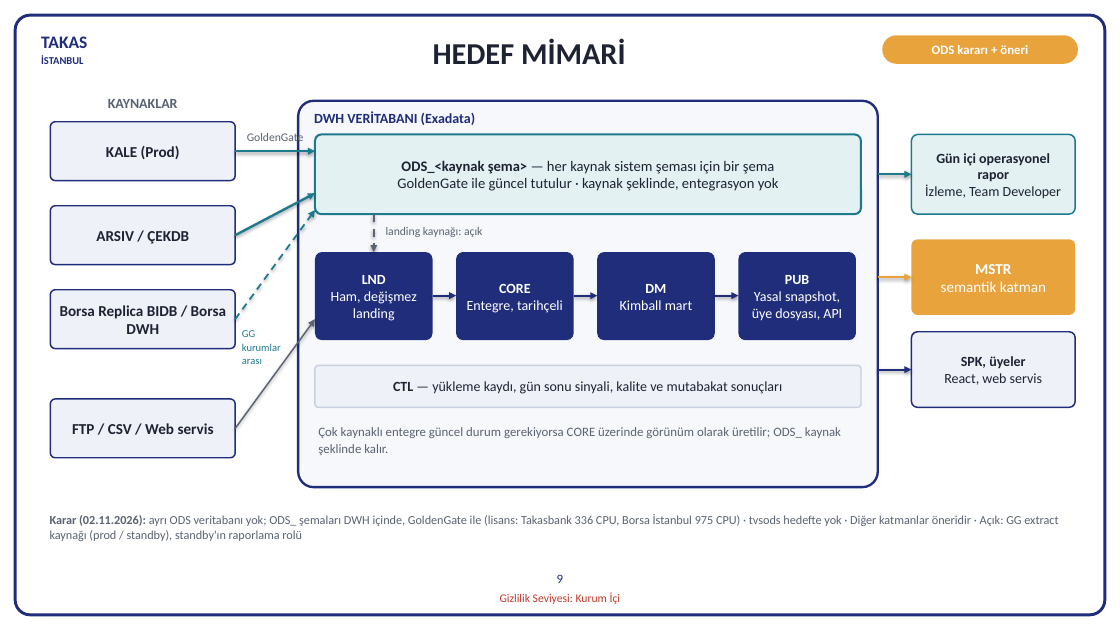
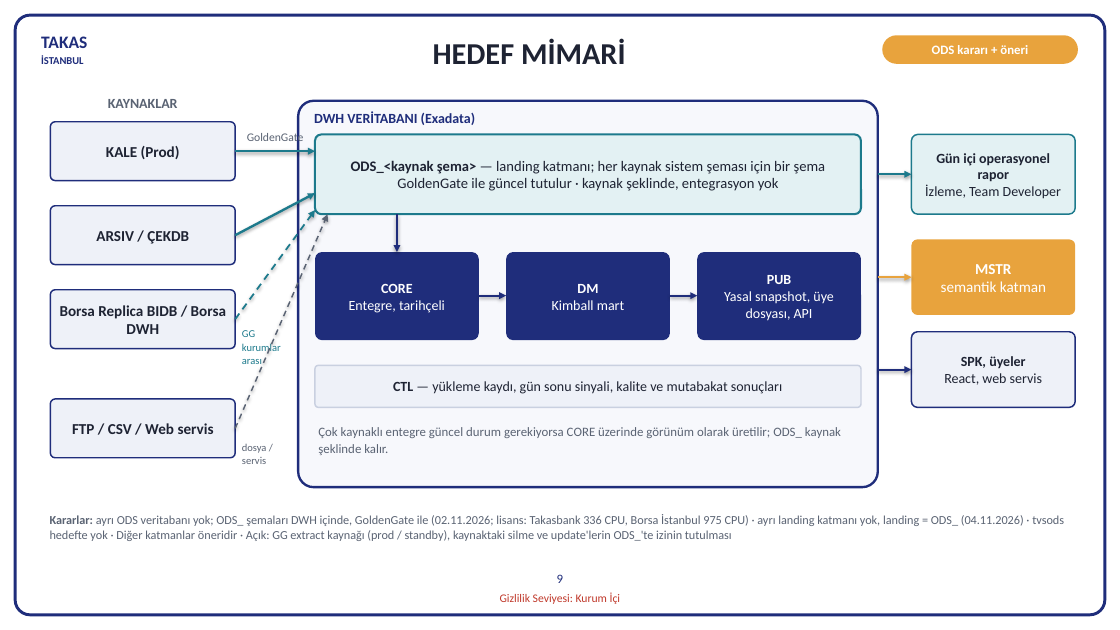
Before and after one commit to hanifidemirel0/Cursor-Projects, a slide deck: slide 9 of outputs/dwh-sunum-kasim-2026/5 - DWHSunum_Kasim2026.pptx. Drawn at 1120x630 pixels with LibreOffice and Linux fonts; fonts in the diff are those of the drawing. Boxes give left, top, right and bottom in pixels: in the first picture for what was removed or moved away, otherwise in the second. Text is boxed around its words. In the diff, an @@ line names an element or a change of style, - is before the commit and + after.

```diff
--- a/outputs/dwh-sunum-kasim-2026/5 - DWHSunum_Kasim2026.pptx
+++ b/outputs/dwh-sunum-kasim-2026/5 - DWHSunum_Kasim2026.pptx
@@ text in rounded rectangle at [351, 160, 826, 174]: text changed @@
-ODS_<kaynak şema> — her kaynak sistem şeması için bir şema
+ODS_<kaynak şema> — landing katmanı; her kaynak sistem şeması için bir şema
@@ arrow added from (235, 429) to (328, 214), #5A6373 1.25 pt dashed @@
@@ text removed at [386, 227, 482, 237] @@
-landing kaynağı: açık
@@ arrow moved from (374, 214) - (374, 252) to (397, 214) - (397, 252) @@
@@ arrow (397, 214) - (397, 252): stroke #5A6373 1.75 pt dashed to #1F2D7B 1.75 pt @@
@@ rounded rectangle "CORE": place and size @@
-rounded rectangle "CORE" at [456, 252, 574, 340]
+rounded rectangle "CORE" at [315, 252, 479, 340]
@@ rounded rectangle removed at [315, 252, 433, 340] @@
-LND
-Ham, değişmez landing
@@ rounded rectangle "DM": place and size @@
-rounded rectangle "DM" at [597, 252, 715, 340]
+rounded rectangle "DM" at [507, 252, 670, 340]
@@ rounded rectangle "PUB": place and size @@
-rounded rectangle "PUB" at [739, 252, 856, 340]
+rounded rectangle "PUB" at [697, 252, 861, 340]
@@ arrow moved from (433, 296) - (456, 296) to (479, 296) - (507, 296) @@
@@ arrow removed from (574, 296) to (597, 296) @@
@@ arrow moved from (715, 296) - (739, 296) to (670, 296) - (697, 296) @@
@@ arrow removed from (235, 429) to (315, 319) @@
@@ text added at [242, 444, 267, 464], 9 pt, text #5A6373 @@
+dosya /
+servis
@@ text at [50, 514, 1064, 541]: text changed @@
-Karar (02.11.2026): ayrı ODS veritabanı yok; ODS_ şemaları DWH içinde, GoldenGate ile (lisans: Takasbank 336 CPU, Borsa İstanbul 975 CPU) · tvsods hedefte yok · Diğer katmanlar öneridir · Açık: GG extract kaynağı (prod / standby), standby'ın raporlama rolü
+Kararlar: ayrı ODS veritabanı yok; ODS_ şemaları DWH içinde, GoldenGate ile (02.11.2026; lisans: Takasbank 336 CPU, Borsa İstanbul 975 CPU) · ayrı landing katmanı yok, landing = ODS_ (04.11.2026) · tvsods hedefte yok · Diğer katmanlar öneridir · Açık: GG extract kaynağı (prod / standby), kaynaktaki silme ve update'lerin ODS_'te izinin tutulması
```
Also in this commit, not shown: 6 other slides changed, 9 other files.
